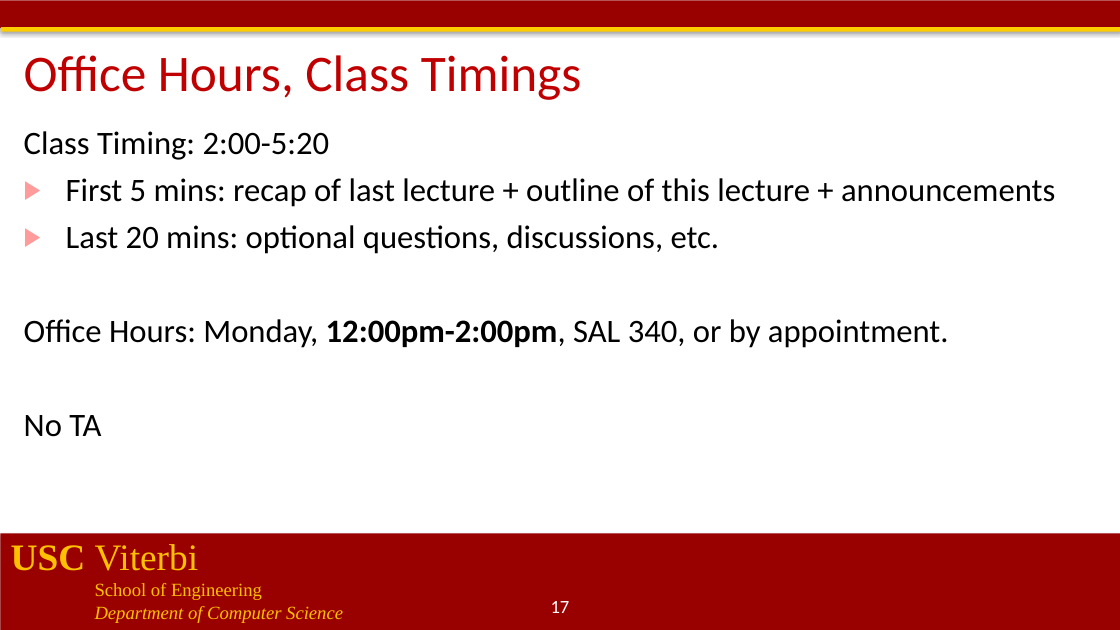
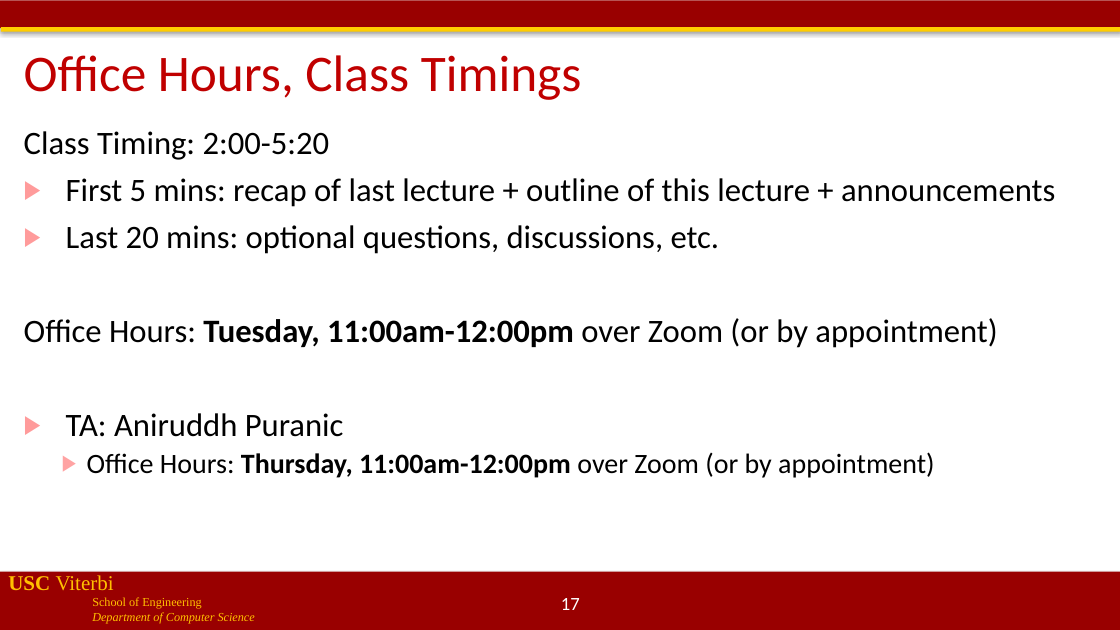
Before and after one commit to jdeshmukh/jdeshmukh.github.io, a slide deck: slide 17 of teaching/cs513-autocps-fall-2020/course-intro.pptx. Drawn at 1120x630 pixels with LibreOffice and Linux fonts; fonts in the diff are those of the drawing; background and template pictures are left out. Boxes give left, top, right and bottom in pixels: in the first picture for what was removed or moved away, otherwise in the second. Text is boxed around its words. In the diff, an @@ line names an element or a change of style, - is before the commit and + after.

```diff
--- a/teaching/cs513-autocps-fall-2020/course-intro.pptx
+++ b/teaching/cs513-autocps-fall-2020/course-intro.pptx
@@ text at (24,318,997,478): text changed @@
-Office Hours: Monday, 12:00pm-2:00pm, SAL 340, or by appointment.
-No TA
+Office Hours: Tuesday, 11:00am-12:00pm over Zoom (or by appointment)
+▶ TA: Aniruddh Puranic
+  ▶ Office Hours: Thursday, 11:00am-12:00pm over Zoom (or by appointment)
@@ text "USC Viterbi": place and size @@
-text "USC Viterbi" at (11,544,343,623)
+text "USC Viterbi" at (8,575,255,624)
@@ text "USC Viterbi" at (8,575,255,624): size 32 to 18 pt in "USC Viterbi"; size 16 to 10.5 pt in "School of Engineering", "Department of Computer Science" @@
@@ rectangle: place and size @@
-rectangle at (0,534,1120,630)
+rectangle at (0,572,1120,630)
@@ page number: place and size @@
-page number at (551,601,570,613)
+page number at (561,598,580,610)
```
Also in this commit, not shown: 18 other slides changed.
